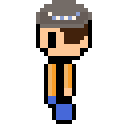
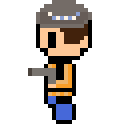
Layered file, before and after one edit (128px x 128px). Changes by layer:
added layer "Layer 3" above "Layer 2" over [28, 68, 72, 96]
